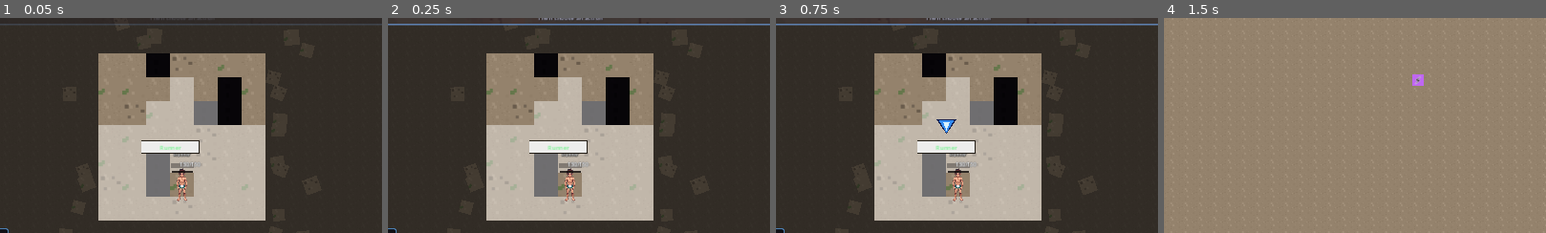
Above: before the commit, frames 1-4 (left to right).
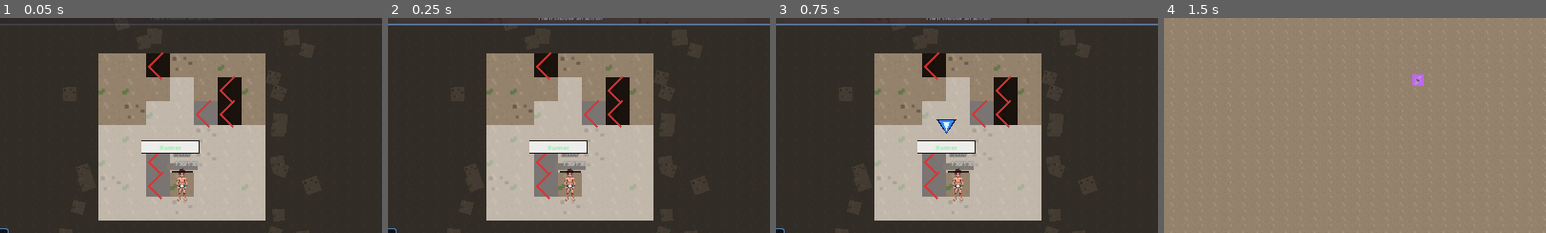
Above: after the commit, the same moments.

Repository: AhmiDarrow/FallenEarth
Game: Godot game, scene res://scenes/TacticalCombat.tscn
Same seed, same stepped clock (60 frames per second), same inputs: the game is played once before the commit and once after it. This scene is started directly instead of the project's main scene.
Inputs:
- Up to frame 1 (0.05 s): no input
- Up to frame 2 (0.25 s): no input
- Up to frame 3 (0.75 s): click "End Turn" at 0.5 s
- Up to frame 4 (1.5 s): click "Retreat" at 1.25 s
The pictures show only the part of the screen within x 26-76%, y 22-72%; the shares and areas given below are measured in that part.

The runs differ from the first frame. In frame 1, 0.7% of the frame differs, in the area x 38-62%, y 16-85%; in frame 2, 0.7%; in frame 3, 0.7%; in frame 4, nothing differs.

Commit message:
feat(battle): v0.10.4 center grid in actual viewport + bigger HP bars + blocked X
- TacticalCombat._ready: re-anchor _grid, _background, _feedback to
  the actual viewport center (vp_size * 0.5) instead of the
  hardcoded (640, 360) in the scene file. On wider displays the
  grid was appearing off-center toward the right side of the
  screen. Now the grid centers correctly regardless of window size.
- CombatHPBar: bumped BAR_WIDTH 36->48, BAR_HEIGHT 6->8 so the
  bars read as actual bars at 1280x720, not as a thin line under
  the HP text label. Added COLOR_LABEL constant, font_size 9->10,
  outline_size 2->3 for better legibility.
- BattleCell: blocked cells now show a red X overlay (two
  crossed ColorRects at 45/-45 degrees) instead of the previous
  pure-black tint that looked like a rendering bug. The new
  BLOCKED_TINT = Color(0.15, 0.10, 0.08, 0.85) (dark warm brown)
  is the base, and the X is drawn on top with COLOR_BLOCKED_X
  = Color(0.85, 0.20, 0.20, 0.90).
- BattleCell: new _blocked_x: Control member built by
  _build_blocked_x(). Visible only when the cell is blocked.
- tools/smoke_combat_polish.gd: +3 new test groups (now 16 total)
  - v0.10.4: TacticalCombat uses vp_center for grid centering
  - v0.10.4: HP bar = 48x8
  - v0.10.4: BattleCell blocked cell has _blocked_x overlay

All 7 test suites pass.

Diff:
--- a/scripts/CombatHPBar.gd
+++ b/scripts/CombatHPBar.gd
@@ -3,19 +3,18 @@
 ## Shows current HP as a colored bar. Green for player, red for enemy, blue for ally.
 extends Node2D
 
-# v0.10.2 polish: bigger bars to match the larger 40px cells.
-# 36px wide, 6px tall — the FFT-style proportions, still small
-# enough to fit on a single cell without overlapping the unit's
-# sprite.
-const BAR_WIDTH := 36.0
-const BAR_HEIGHT := 6.0
-const LABEL_OFFSET_Y := -8  # label sits above the bar
-const BAR_OFFSET_Y := -2  # bar is just above the unit's sprite
-const COLOR_PLAYER := Color(0.2, 0.8, 0.3)
-const COLOR_ENEMY := Color(0.8, 0.2, 0.2)
-const COLOR_ALLY := Color(0.3, 0.5, 0.9)
+# v0.10.4 polish: bigger bars (48x8) so they read as actual bars
+# at 1280x720, not as a thin line under the HP text label.
+const BAR_WIDTH := 48.0
+const BAR_HEIGHT := 8.0
+const LABEL_OFFSET_Y := -10  # label sits above the bar
+const BAR_OFFSET_Y := -1  # bar is just above the unit's sprite
+const COLOR_PLAYER := Color(0.25, 0.85, 0.35)
+const COLOR_ENEMY := Color(0.90, 0.25, 0.25)
+const COLOR_ALLY := Color(0.35, 0.60, 0.95)
 const COLOR_BG := Color(0.08, 0.06, 0.04, 0.95)
 const COLOR_BORDER := Color(0.15, 0.10, 0.05, 1.0)
+const COLOR_LABEL := Color(1, 1, 1)
 
 var _bg: ColorRect = null
 var _fill: ColorRect = null
@@ -59,10 +58,10 @@
 	_hp_label = Label.new()
 	_hp_label.name = "HPLabel"
 	_hp_label.text = "%d/%d" % [current_hp, max_hp]
-	_hp_label.add_theme_font_size_override("font_size", 9)
-	_hp_label.add_theme_color_override("font_color", Color(1, 1, 1))
+	_hp_label.add_theme_font_size_override("font_size", 10)
+	_hp_label.add_theme_color_override("font_color", COLOR_LABEL)
 	_hp_label.add_theme_color_override("font_outline_color", Color(0, 0, 0))
-	_hp_label.add_theme_constant_override("outline_size", 2)
+	_hp_label.add_theme_constant_override("outline_size", 3)
 	_hp_label.horizontal_alignment = HORIZONTAL_ALIGNMENT_CENTER
 	_hp_label.position = Vector2(-BAR_WIDTH * 0.5, LABEL_OFFSET_Y)
 	_hp_label.size = Vector2(BAR_WIDTH, 10)
--- a/scripts/TacticalCombat.gd
+++ b/scripts/TacticalCombat.gd
@@ -68,8 +68,22 @@
 	instructions_label.visible = false
 	log_label.visible = false
 
-	# Configure background first (uses viewport size for the layout).
+	# v0.10.4 polish: use the actual viewport size (not a hardcoded
+	# 1280x720 assumption) to center the battle layers. The scene
+	# file positions BattleBackground + BattleGridView at (640, 360)
+	# which is only correct for a 1280x720 viewport. On wider
+	# displays this left the grid off-center toward the right side
+	# of the screen. Re-anchor to the actual viewport center now.
 	var vp_size: Vector2 = get_viewport_rect().size
+	var vp_center: Vector2 = vp_size * 0.5
+	if _background != null:
+		_background.position = vp_center
+	if _grid != null:
+		_grid.position = vp_center
+	if _feedback != null:
+		_feedback.position = vp_center
+
+	# Configure background (uses viewport size for the layout).
 	_background.configure(
 		str(_encounter.get("biome_key", "Ash Wastes")),
 		_grid_size,
--- a/scripts/combat/BattleCell.gd
+++ b/scripts/combat/BattleCell.gd
@@ -19,7 +19,12 @@
 const COLOR_SKILL := Color(0.65, 0.20, 0.90, 0.55)
 const COLOR_CURSOR := Color(1.0, 0.95, 0.4, 0.65)
 const HEIGHT_COLOR := Color(0.20, 0.18, 0.30, 0.85)
-const BLOCKED_TINT := Color(0.05, 0.04, 0.08, 1.0)
+# v0.10.4: blocked cells are now a very dark version of the
+# ground texture (not pure black), with a red X overlay so the
+# player reads "can't walk here" without it looking like a
+# rendering bug.
+const BLOCKED_TINT := Color(0.15, 0.10, 0.08, 0.85)
+const COLOR_BLOCKED_X := Color(0.85, 0.20, 0.20, 0.90)
 
 const CELL_SIZE := 40
 # Border thickness for the FFT-style edge frame. Chunky enough to
@@ -36,6 +41,7 @@
 var _height_label: Label
 var _highlight: ColorRect
 var _highlight_border: Control
+var _blocked_x: Control
 var _area: Area2D
 
 signal clicked(x: int, y: int)
@@ -86,6 +92,12 @@
 	_highlight_border = _build_border()
 	_highlight_border.visible = false
 	add_child(_highlight_border)
+	# v0.10.4: red X overlay for blocked cells (drawn over the
+	# dark ground texture so the player reads "impassable" at
+	# a glance). Built from two crossed ColorRects.
+	_blocked_x = _build_blocked_x()
+	_blocked_x.visible = false
+	add_child(_blocked_x)
 
 	_area = Area2D.new()
 	_area.name = "Area2D"
@@ -134,8 +146,10 @@
 		_height_label.visible = false
 	if blocked:
 		_base.modulate = BLOCKED_TINT
+		_blocked_x.visible = true
 		_area.input_pickable = false
 	else:
+		_blocked_x.visible = false
 		_area.input_pickable = true
 	refresh_height_visual()
 
@@ -219,6 +233,34 @@
 		(child as ColorRect).color = c
 
 
+## Build a red X overlay (two crossed ColorRects) for blocked
+## cells. The X is sized to the cell minus 8px padding so the
+## border is visible.
+func _build_blocked_x() -> Control:
+	var wrap := Control.new()
+	wrap.name = "BlockedX"
+	wrap.set_anchors_preset(Control.PRESET_TOP_LEFT)
+	wrap.size = Vector2(CELL_SIZE, CELL_SIZE)
+	wrap.position = Vector2.ZERO
+	wrap.mouse_filter = Control.MOUSE_FILTER_IGNORE
+	wrap.z_index = 5
+	var diag1 := ColorRect.new()
+	diag1.color = COLOR_BLOCKED_X
+	diag1.size = Vector2(CELL_SIZE - 8, 3)
+	diag1.position = Vector2(4, CELL_SIZE * 0.5 - 1.5)
+	diag1.rotation = 0.7854  # 45 deg in radians
+	diag1.mouse_filter = Control.MOUSE_FILTER_IGNORE
+	wrap.add_child(diag1)
+	var diag2 := ColorRect.new()
+	diag2.color = COLOR_BLOCKED_X
+	diag2.size = Vector2(CELL_SIZE - 8, 3)
+	diag2.position = Vector2(4, CELL_SIZE * 0.5 - 1.5)
+	diag2.rotation = -0.7854  # -45 deg in radians
+	diag2.mouse_filter = Control.MOUSE_FILTER_IGNORE
+	wrap.add_child(diag2)
+	return wrap
+
+
 func refresh_height_visual() -> void:
 	if _base == null:
 		return
--- a/tools/smoke_combat_polish.gd
+++ b/tools/smoke_combat_polish.gd
@@ -44,6 +44,12 @@
 	_test_v103_top_prompt_positioning()
 	await process_frame
 	_test_v103_selection_arrow_above_nameplate()
+	await process_frame
+	_test_v104_grid_centered_in_viewport()
+	await process_frame
+	_test_v104_hp_bar_bigger()
+	await process_frame
+	_test_v104_blocked_cell_x_overlay()
 	_print_summary()
 	quit()
 
@@ -458,6 +464,66 @@
 		_ok("BattleUnit source: _refresh_selection_arrow uses (0, -78)")
 
 
+func _test_v104_grid_centered_in_viewport() -> void:
+	print("\n--- v0.10.4: BattleGridView centered in actual viewport ---")
+	# v0.10.4 fix: BattleGridView was hardcoded at (640, 360) in the
+	# scene file, which is only the center of a 1280x720 viewport.
+	# On wider displays the grid appeared off-center toward the right.
+	# TacticalCombat._ready now re-anchors to get_viewport_rect().size * 0.5.
+	var src: String = load("res://scripts/TacticalCombat.gd").source_code
+	if not src.contains("vp_center"):
+		_fail("TacticalCombat: vp_center viewport-centering logic missing")
+	else:
+		_ok("TacticalCombat: uses vp_center (vp_size * 0.5) for grid centering")
+	if not src.contains("_grid.position = vp_center"):
+		_fail("TacticalCombat: _grid.position = vp_center missing")
+	else:
+		_ok("TacticalCombat: _grid.position re-anchored to vp_center")
+	if not src.contains("_background.position = vp_center"):
+		_fail("TacticalCombat: _background.position = vp_center missing")
+	else:
+		_ok("TacticalCombat: _background.position re-anchored to vp_center")
+
+
+func _test_v104_hp_bar_bigger() -> void:
+	print("\n--- v0.10.4: HP bar bigger (48x8) ---")
+	var CombatHPBarScript = preload("res://scripts/CombatHPBar.gd")
+	if CombatHPBarScript.BAR_WIDTH < 40 or CombatHPBarScript.BAR_HEIGHT < 6:
+		_fail("v0.10.4: HP bar too small (%dx%d)" % [CombatHPBarScript.BAR_WIDTH, CombatHPBarScript.BAR_HEIGHT])
+	else:
+		_ok("v0.10.4: HP bar = %dx%d" % [CombatHPBarScript.BAR_WIDTH, CombatHPBarScript.BAR_HEIGHT])
+
+
+func _test_v104_blocked_cell_x_overlay() -> void:
+	print("\n--- v0.10.4: Blocked cell has red X overlay ---")
+	# v0.10.4: blocked cells now have a red X overlay (two crossed
+	# ColorRects) so the player reads "impassable" at a glance,
+	# instead of the previous pure-black tint that looked like a
+	# rendering bug. Test the source code to avoid BattleCell
+	# _ready() hanging in headless mode.
+	var src: String = load("res://scripts/combat/BattleCell.gd").source_code
+	if not src.contains("_blocked_x"):
+		_fail("BattleCell: _blocked_x member not found")
+	else:
+		_ok("BattleCell: _blocked_x member present")
+	if not src.contains("_build_blocked_x"):
+		_fail("BattleCell: _build_blocked_x() helper not found")
+	else:
+		_ok("BattleCell: _build_blocked_x() helper present")
+	if not src.contains("COLOR_BLOCKED_X"):
+		_fail("BattleCell: COLOR_BLOCKED_X constant not found")
+	else:
+		_ok("BattleCell: COLOR_BLOCKED_X red overlay color defined")
+	if not src.contains("_blocked_x.visible = true"):
+		_fail("BattleCell: blocked cell should set _blocked_x.visible = true")
+	else:
+		_ok("BattleCell: blocked cell shows X overlay")
+	if not src.contains("_blocked_x.visible = false"):
+		_fail("BattleCell: non-blocked cell should set _blocked_x.visible = false")
+	else:
+		_ok("BattleCell: non-blocked cell hides X overlay")
+
+
 func _print_summary() -> void:
 	print("\n=== Summary ===")
 	if failures.is_empty():
